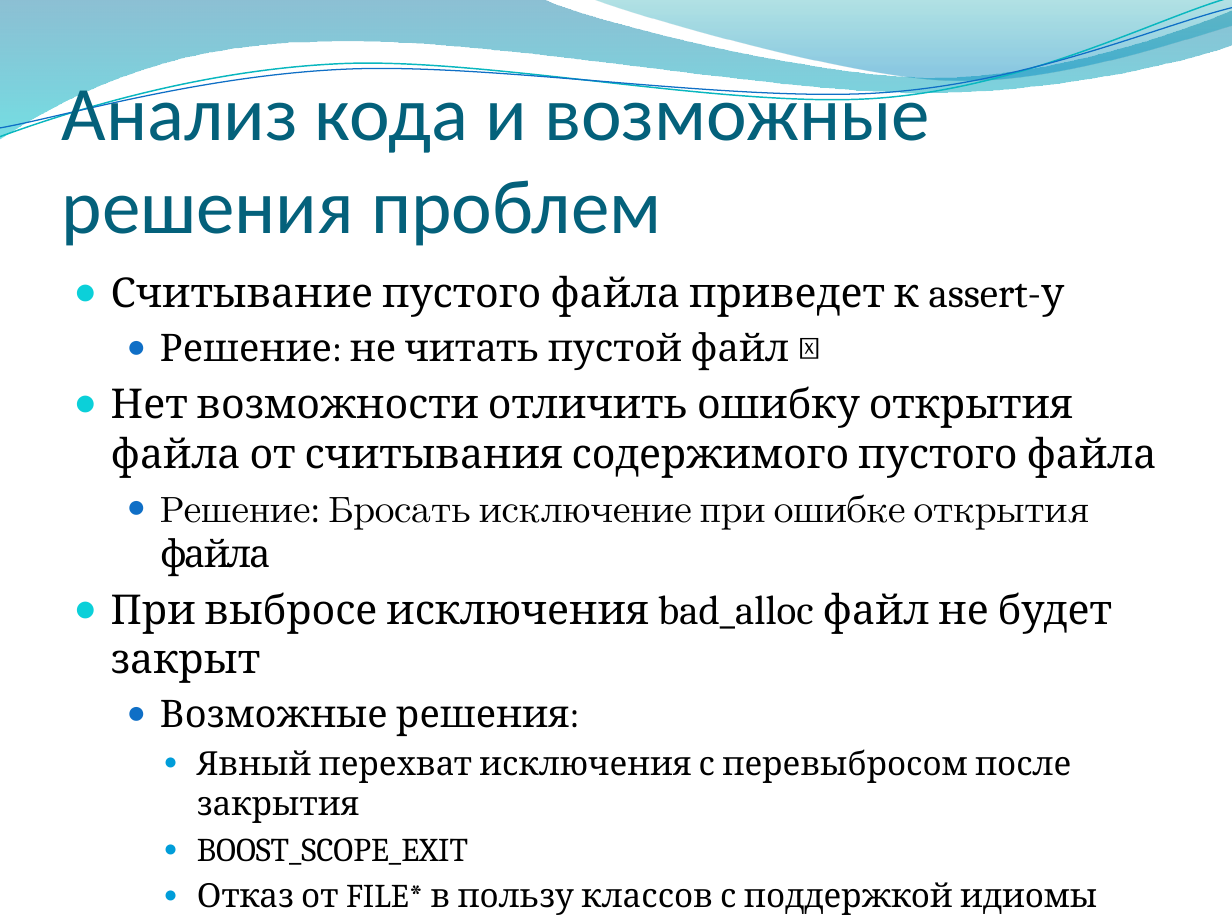
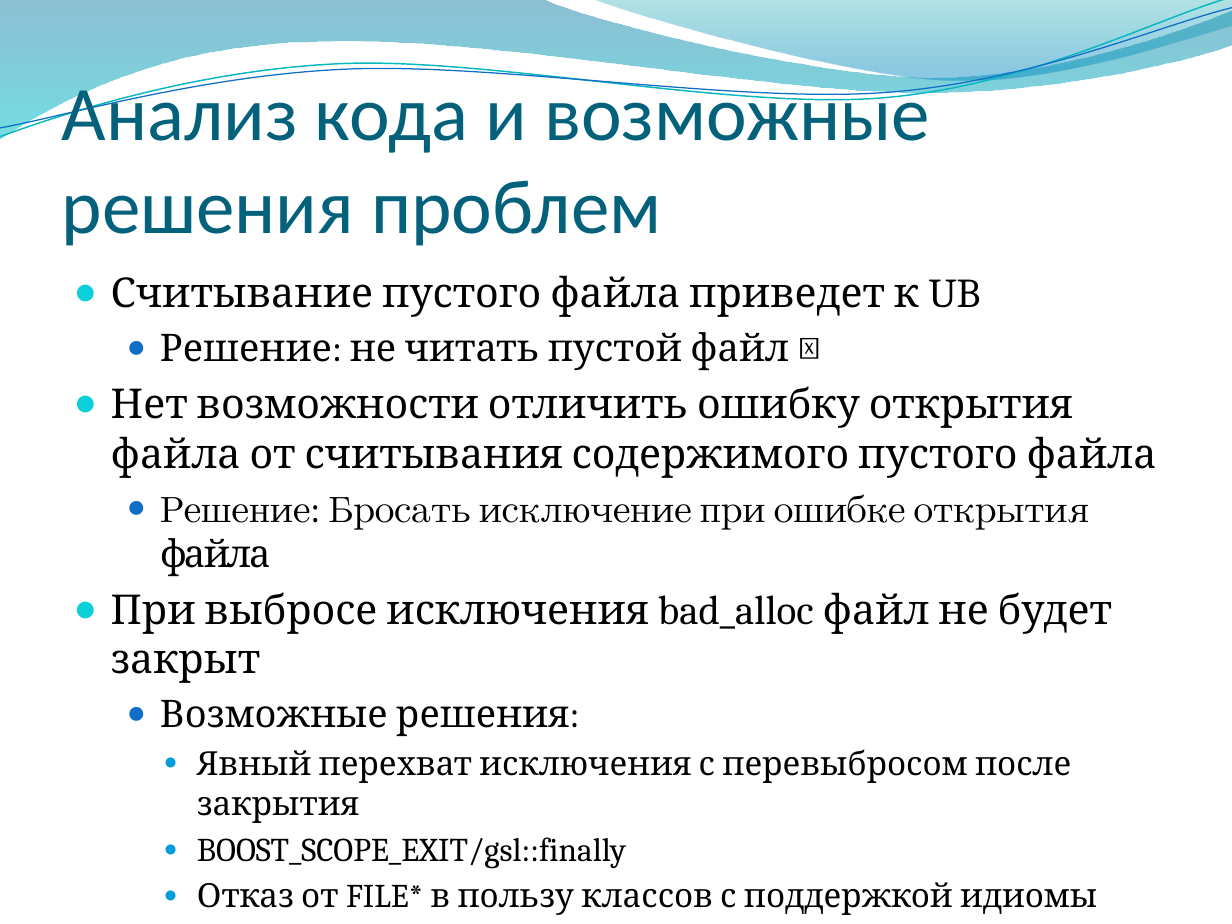
Before and after one commit to alexey-malov/oop, a slide deck: slide 34 of lectures/05/Обработка ошибок и исключительных ситуаций.pptx (slide 30 before the commit). Drawn at 1232x924 pixels with LibreOffice and Linux fonts; fonts in the diff are those of the drawing; background and template pictures are left out. Boxes give left, top, right and bottom in pixels: in the first picture for what was removed or moved away, otherwise in the second. Text is boxed around its words. In the diff, an @@ line names an element or a change of style, - is before the commit and + after.

```diff
--- a/lectures/05/Обработка ошибок и исключительных ситуаций.pptx
+++ b/lectures/05/Обработка ошибок и исключительных ситуаций.pptx
@@ text at [111, 275, 981, 317]: text changed @@
-● Считывание пустого файла приведет к assert-у
+● Считывание пустого файла приведет к UB
@@ text at [197, 837, 626, 869]: text changed @@
-    ● BOOST_SCOPE_EXIT
+    ● BOOST_SCOPE_EXIT/gsl::finally
```
Also in this commit, not shown: 4 other slides changed, 4 slides added, 2 other files.
